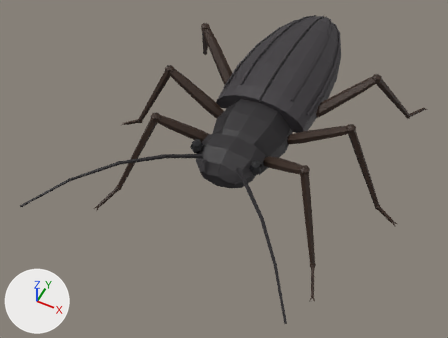
The glTF model Модели/Жуки/shadow.glb, before and after one commit.
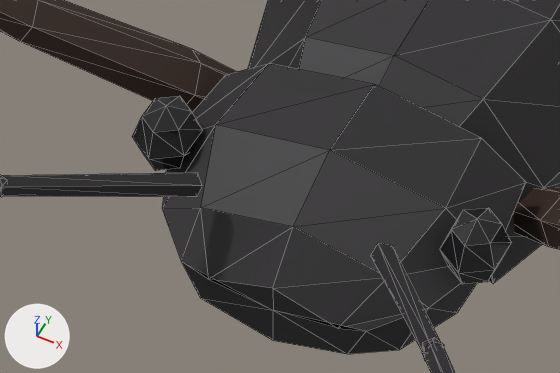
Old and new are each drawn whole from a camera (50 mm lens) standing at (1.71, -4.26, 4.91) and looking at (-0.14, -0.57, 0.29) and again close up on the part from 37% to 61% of the width and 36% to 57% of the height. The lights are fixed; the arrows at lower left show +X, +Y and +Z. The first two pictures are the older version. The close-ups show mesh edges as thin lines. Where no turn or scale is listed for an object, it has been applied to the vertices. Vertices at exactly the same position are counted once.

The scene before the commit, as lines of its bpy script (objects in view):
```python
me_antseg1002 = bpy.data.meshes.new('AntSeg1002')
me_antseg1002.from_pydata(...)  # 12 vertices, 20 faces; spans x 0.163..0.414, y -1.211..-0.905, z 0.781..0.975
me_antseg1002.materials.append(mat_shd_chitin)  # black #272427
me_eyeleft001 = bpy.data.meshes.new('EyeLeft001')
me_eyeleft001.from_pydata(...)  # a UV sphere (6 segments, 4 rings, poles along z) spanning x 0.248..0.352, y -0.87..-0.73, z 0.69..0.83
me_eyeleft001.materials.append(mat_shd_eye)  # black #19191d
me_eyeright001 = bpy.data.meshes.new('EyeRight001')
me_eyeright001.from_pydata(...)  # a UV sphere (6 segments, 4 rings, poles along z) spanning x -0.352..-0.248, y -0.87..-0.73, z 0.69..0.83
me_eyeright001.materials.append(mat_shd_eye)  # black #19191d
ob_antseg1002 = bpy.data.objects.new('AntSeg1002', me_antseg1002)
ob_antseg1002.location = (0.0, 0.0, 0.0)
ob_eyeleft001 = bpy.data.objects.new('EyeLeft001', me_eyeleft001)
ob_eyeleft001.location = (0.0, 0.0, 0.0)
ob_eyeright001 = bpy.data.objects.new('EyeRight001', me_eyeright001)
ob_eyeright001.location = (0.0, 0.0, 0.0)
# also in view: 'ThoraxCore' at (0.0, -0.33, 0.64); 'HeadBase001' at (0.0, -0.78, 0.65); 'AntSeg1003' at (-0.29, -1.06, 0.88); 'AntSeg2002' at (0.53, -1.35, 1.0); 'Femur000' at (0.47, -0.62, 0.71)
```
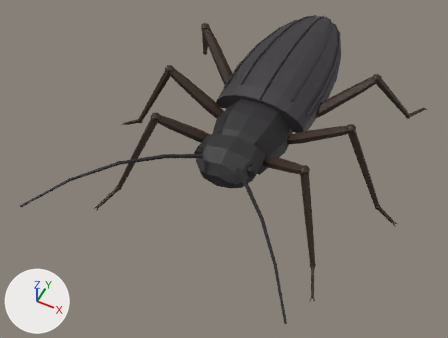
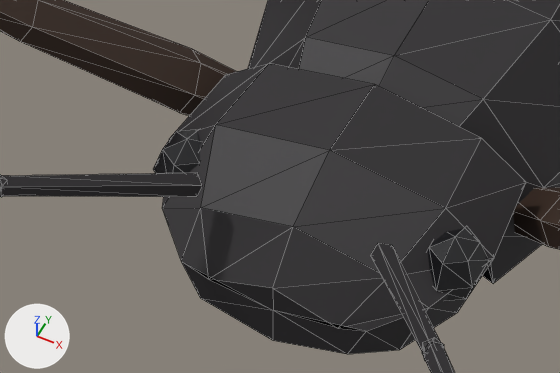
What differs and where, as boxes [x1, y1, x2, y2] in the close-ups (560 x 373 px):
'EyeLeft001', moved
    before: [440, 208, 512, 284]
    after: [428, 228, 487, 301]
'EyeRight001', moved
    before: [132, 96, 203, 171]
    after: [153, 129, 201, 173]

The change in detail:
me_eyeleft001 is used by ob_eyeleft001; location (0.0, 0.0, 0.0).
me_eyeleft001 had 20 vertices, 36 faces and spanned x 0.248..0.352, y -0.87..-0.73, z 0.69..0.83.
me_eyeleft001 now has 20 vertices, 36 faces and spans x 0.2089..0.3128, y -0.87..-0.73, z 0.6243..0.7643.
me_eyeleft001 part 1: the whole mesh is moved by (-0.0391, 0.0, -0.0657).
me_eyeright001 is used by ob_eyeright001; location (0.0, 0.0, 0.0).
me_eyeright001 had 20 vertices, 36 faces and spanned x -0.352..-0.248, y -0.87..-0.73, z 0.69..0.83.
me_eyeright001 now has 20 vertices, 36 faces and spans x -0.3128..-0.2089, y -0.87..-0.73, z 0.6243..0.7643.
me_eyeright001 part 2: the whole mesh is moved by (0.0391, 0.0, -0.0657).
